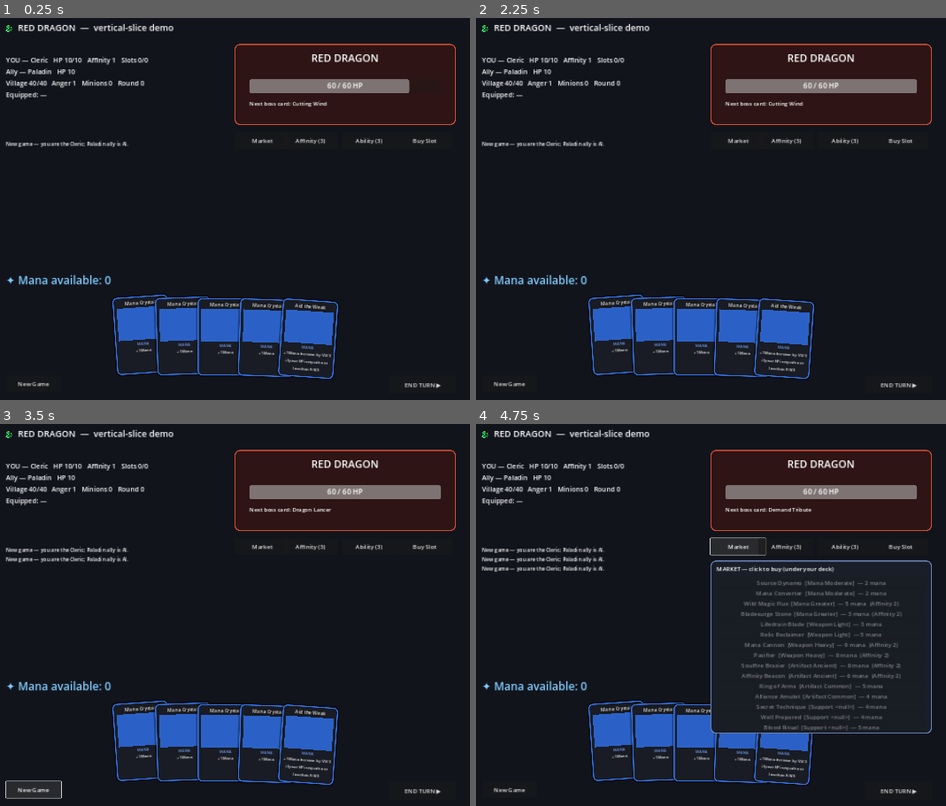
Above: before the commit, frames 1-4 (two rows, left to right).
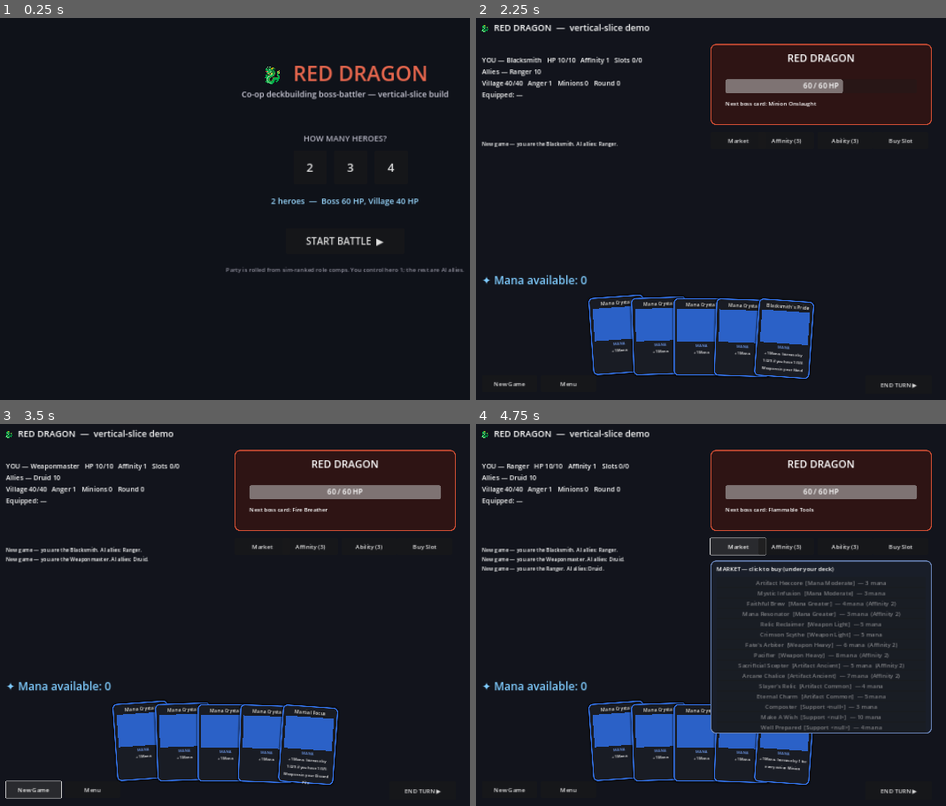
Above: after the commit, the same moments.

Repository: passwortknacker/BoardGame
Game: Godot game, scene res://game/Setup.tscn
The game is run twice, just before and just after one commit, with the same random seed, the same clock (stepped at 60 frames per second) and the same inputs. Before the commit the project starts from res://game/Demo.tscn.
Inputs (mouse positions are in pixels of both pictures, inside the frame that each line leads up to):
- Up to frame 1 (0.25 s): no input
- Up to frame 2 (2.25 s): click (819, 239) at 0.5 s, where only the run after the commit has a clickable "START BATTLE ▶"; click (570, 384) at 1.25 s, where only the run after the commit has a clickable "Menu"; click (819, 239) at 2 s, where only the run after the commit has a clickable "START BATTLE ▶"
- Up to frame 3 (3.5 s): click "New Game" at 2.75 s
- Up to frame 4 (4.75 s): click "New Game" at 3.5 s; click "Market" at 4.25 s

The runs differ from the first frame. In frame 1, 18% of the frame differs, in the area x 1-99%, y 1-97%; in frame 2, 1.4%; in frame 3, 0.9%; in frame 4, 2.1%.

Commit message:
v0.6.0: menu -> battle flow + N-player demo
- Setup.tscn (now the main scene): pick 2-4 heroes, Start -> battle. Session autoload
  carries the choice (and future run/meta state) into Demo.
- Demo generalized for N players: control hero 1, the rest are AI allies (End Turn runs
  every ally's full turn, then the boss phase). Menu button returns to setup.
- All scripts parse; menu boots clean on Godot 4.3. N-player turn flow covered by
  run_headless (full P=2/3/4 games through the same loop).

Co-Authored-By: Claude Opus 4.8 <noreply@anthropic.com>

Diff:
--- a/godot/game/Demo.gd
+++ b/godot/game/Demo.gd
@@ -7,7 +7,7 @@
 
 var game: Game
 var me                       # the human-controlled hero (player 0)
-var ally                     # AI hero (player 1)
+var allies: Array = []       # AI-controlled heroes (players 1..)
 var boss_max := 1
 
 # HUD nodes
@@ -83,6 +83,7 @@
 	_button("Buy Slot", Vector2(1100, 320), _buy_slot)
 	_button("END TURN ▶", Vector2(1080, 980), _end_turn, Vector2(180, 50))
 	_button("New Game", Vector2(40, 980), _new_game)
+	_button("Menu", Vector2(200, 980), func(): get_tree().change_scene_to_file("res://game/Setup.tscn"))
 
 	market_panel = _panel(Vector2(660, 380), Vector2(600, 470), Color(0.10, 0.12, 0.16), Color(0.4, 0.5, 0.7))
 	market_panel.visible = false
@@ -112,13 +113,16 @@
 
 # ---------------- game flow ----------------
 func _new_game() -> void:
+	var P: int = Session.player_count if Session else 2
 	game = Game.new(randi())
-	game.setup(2, [["Cleric", "healer"], ["Paladin", "weapons"]])
+	game.setup(P, Session.team if Session else null)
 	me = game.players[0]
-	ally = game.players[1]
+	allies = game.players.slice(1)
 	boss_max = game.boss
 	market_panel.visible = false
-	_log("New game — you are the Cleric; Paladin ally is AI.")
+	var ally_names: Array = []
+	for a in allies: ally_names.append(a.cls)
+	_log("New game — you are the %s. AI allies: %s." % [me.cls, ", ".join(ally_names) if ally_names else "(none)"])
 	_start_my_turn()
 
 func _start_my_turn() -> void:
@@ -138,9 +142,10 @@
 
 func _end_turn() -> void:
 	if game.result != "": return
-	# AI ally takes its full turn (fire artifacts, play hand, buy, equip, draw)
-	game.player_turn(ally)
-	if _ended(): return
+	# AI allies take their full turns (fire artifacts, play hand, buy, equip, draw)
+	for a in allies:
+		game.player_turn(a)
+		if _ended(): return
 	# boss phase for the round
 	for _i in range(game.boss_turns_for(game.players.size())):
 		var v_before := game.village
@@ -299,10 +304,12 @@
 	mana_label.text = "✦ Mana available: %d" % _mana_left()
 	var eq: Array = []
 	for e in me.equipped: eq.append(e.card_name)
-	hud.text = "YOU — %s   HP %d/%d   Affinity %d   Slots %d/%d\nAlly — %s   HP %d\nVillage %d/%d   Anger %d   Minions %d   Round %d\nEquipped: %s" % [
+	var ally_txt: Array = []
+	for a in allies: ally_txt.append("%s %d" % [a.cls, a.hp])
+	hud.text = "YOU — %s   HP %d/%d   Affinity %d   Slots %d/%d\nAllies — %s\nVillage %d/%d   Anger %d   Minions %d   Round %d\nEquipped: %s" % [
 		me.cls, me.hp, game.PLAYER_HP, me.affinity, me.equipped.size(), me.slots,
-		ally.cls, ally.hp, game.village, game.village_max, game.anger, game.minions.size(),
-		game.round_no, ", ".join(eq) if eq else "—"]
+		", ".join(ally_txt) if ally_txt else "(solo)", game.village, game.village_max, game.anger,
+		game.minions.size(), game.round_no, ", ".join(eq) if eq else "—"]
 
 var _log_lines: Array = []
 func _log(s: String) -> void:
--- /dev/null
+++ b/godot/game/Session.gd
@@ -0,0 +1,10 @@
+extends Node
+## Autoload "Session": carries the chosen setup from the menu into the battle scene (and will hold
+## run/meta state later). Kept tiny and serializable-friendly.
+
+var player_count := 2
+var team = null   # Array of [cls, strategy], or null to let the engine roll a role comp
+
+func reset() -> void:
+	player_count = 2
+	team = null
--- /dev/null
+++ b/godot/game/Setup.gd
@@ -0,0 +1,62 @@
+extends Control
+## Title / setup screen: pick player count + party, then enter the battle. Minimal but real — the
+## menu→battle flow the full game keeps (later: class portraits, sim-ranked party picker, options).
+
+var count := 2
+var count_label: Label
+
+func _ready() -> void:
+	CardDB.ensure_loaded()
+	var bg := ColorRect.new()
+	bg.color = Color(0.06, 0.07, 0.10)
+	bg.set_anchors_and_offsets_preset(Control.PRESET_FULL_RECT)
+	add_child(bg)
+
+	_text("🐉  RED DRAGON", 56, Vector2(0, 120), 1920, Color(0.9, 0.4, 0.3))
+	_text("Co-op deckbuilding boss-battler — vertical-slice build", 22, Vector2(0, 200), 1920, Color(0.8, 0.8, 0.85))
+	_text("HOW MANY HEROES?", 22, Vector2(0, 320), 1920, Color(0.7, 0.7, 0.75))
+
+	for i in range(3):
+		var n := 2 + i
+		var b := Button.new()
+		b.text = str(n)
+		b.size = Vector2(90, 90)
+		b.position = Vector2(820 + i * 110, 370)
+		b.add_theme_font_size_override("font_size", 32)
+		b.pressed.connect(func(): AudioManager.play_sfx("ui_click"); _set_count(n))
+		add_child(b)
+
+	count_label = _text("", 22, Vector2(0, 490), 1920, Color(0.6, 0.85, 1.0))
+
+	var start := Button.new()
+	start.text = "START BATTLE  ▶"
+	start.size = Vector2(320, 70)
+	start.position = Vector2(800, 580)
+	start.add_theme_font_size_override("font_size", 26)
+	start.pressed.connect(_start)
+	add_child(start)
+
+	_text("Party is rolled from sim-ranked role comps. You control hero 1; the rest are AI allies.",
+		16, Vector2(0, 680), 1920, Color(0.55, 0.55, 0.6))
+	_set_count(2)
+
+func _text(s: String, fsize: int, pos: Vector2, width: int, color := Color.WHITE) -> Label:
+	var l := Label.new()
+	l.text = s
+	l.add_theme_font_size_override("font_size", fsize)
+	l.add_theme_color_override("font_color", color)
+	l.position = pos
+	l.size = Vector2(width, fsize + 12)
+	l.horizontal_alignment = HORIZONTAL_ALIGNMENT_CENTER
+	add_child(l)
+	return l
+
+func _set_count(n: int) -> void:
+	count = n
+	count_label.text = "%d heroes  —  Boss %d HP, Village %d HP" % [n, 40 + 10 * n, 20 + 10 * n]
+
+func _start() -> void:
+	AudioManager.play_sfx("ui_click")
+	Session.player_count = count
+	Session.team = null   # engine rolls a role comp
+	get_tree().change_scene_to_file("res://game/Demo.tscn")
--- /dev/null
+++ b/godot/game/Setup.tscn
@@ -0,0 +1,10 @@
+[gd_scene load_steps=2 format=3]
+
+[ext_resource type="Script" path="res://game/Setup.gd" id="1"]
+
+[node name="Setup" type="Control"]
+layout_mode = 3
+anchors_preset = 15
+anchor_right = 1.0
+anchor_bottom = 1.0
+script = ExtResource("1")
--- a/godot/project.godot
+++ b/godot/project.godot
@@ -9,13 +9,14 @@
 
 config/name="Red Dragon"
 config/description="Co-op deckbuilding boss-battler vs. the Red Dragon."
-run/main_scene="res://game/Demo.tscn"
+run/main_scene="res://game/Setup.tscn"
 config/features=PackedStringArray("4.3", "Forward Plus")
 
 [autoload]
 
 Events="*res://game/Events.gd"
 AudioManager="*res://game/AudioManager.gd"
+Session="*res://game/Session.gd"
 
 [display]
 
Not shown, changed: godot/README.md
